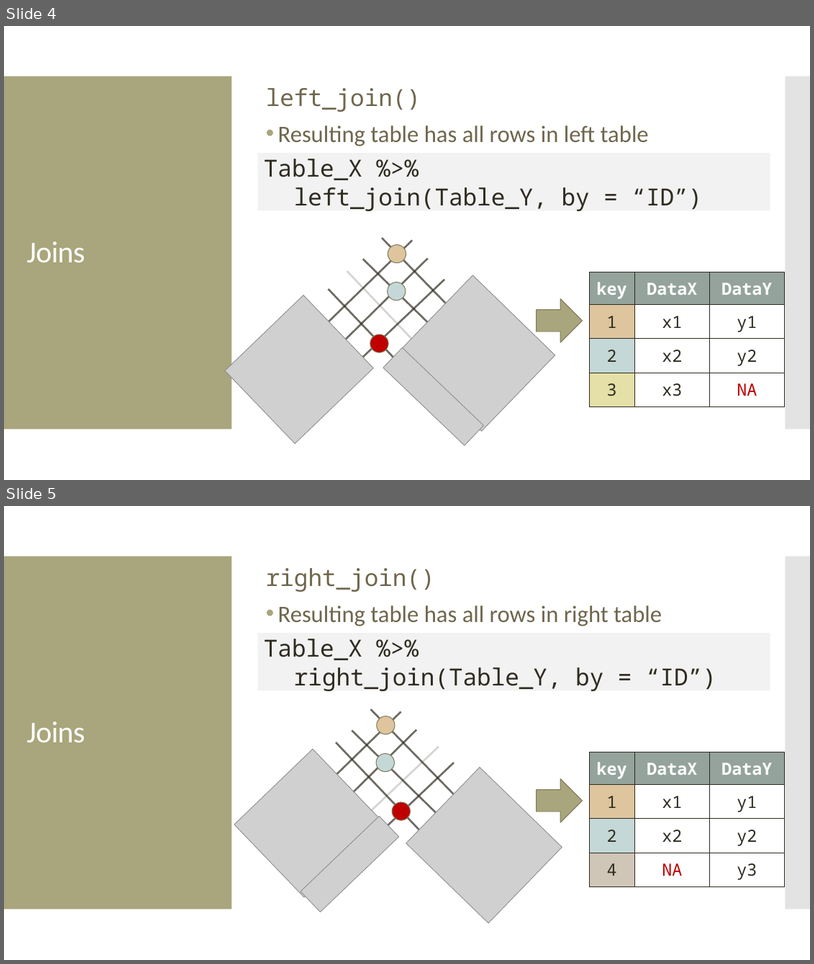
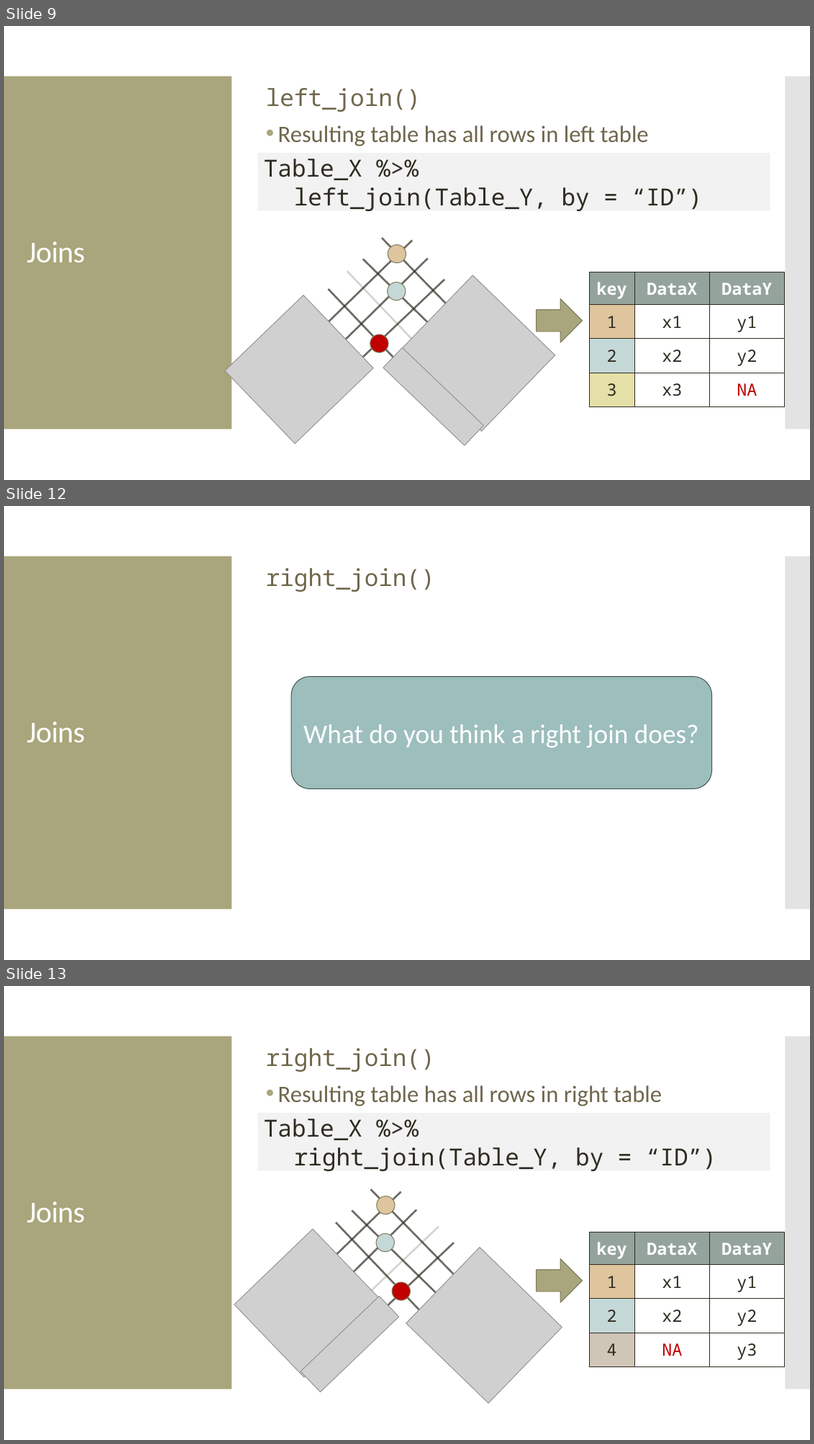
Before and after one commit to amosca01/Intro-DS-F23, a slide deck: slides/13-data-wrangling-joins2.pptx. Shown one above the other, each under a label of ours: slides 4 and 5 before the commit, slides 9, 12 and 13 after it; the slides between them are not shown. The pictures are 814x964 and 814x1444 pixels, drawn with LibreOffice and Linux fonts; fonts in the diff are those of the drawing; grey boxes stand for pictures. Boxes give left, top, right and bottom in pixels: in the first picture for what was removed or moved away, otherwise in the second. Text is boxed around its words. In the diff, an @@ line names an element or a change of style, - is before the commit and + after.

```diff
--- a/slides/13-data-wrangling-joins2.pptx
+++ b/slides/13-data-wrangling-joins2.pptx
@@ slide 12 added at (4, 506, 810, 960), background #FFFFFF; not listed: 2 template elements that a slide beside it also shows @@
@@ text added at (266, 568, 435, 592), 28 pt, text #6F664C @@
+right_join()
@@ rounded rectangle added at (291, 677, 712, 789), fill #9CBEBD, outline #445353 0.85 pt, 32 pt, text #FFFFFF @@
+What do you think a right join does?
@@ title added at (27, 721, 85, 742), 36 pt, text #FFFFFF @@
+Joins
@@ what was slide 4 is now slide 9 @@
@@ what was slide 5 is now slide 13 @@
```
Also in this commit, not shown: 15 other slides added, 14 other files.
